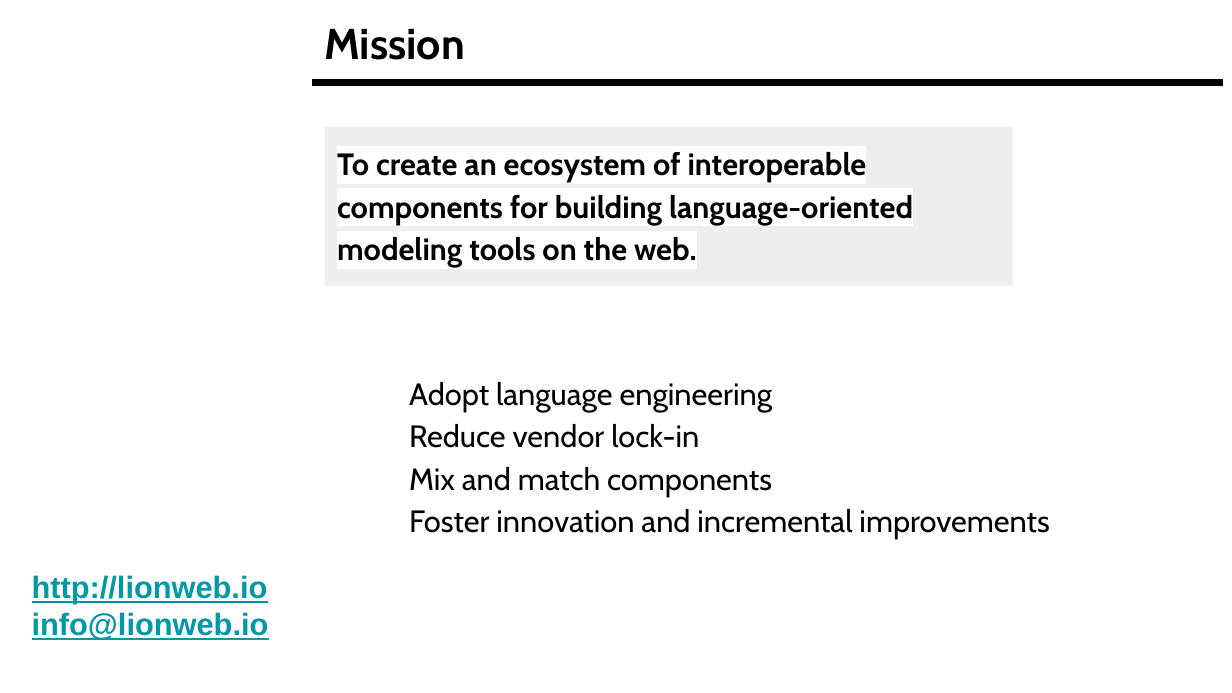
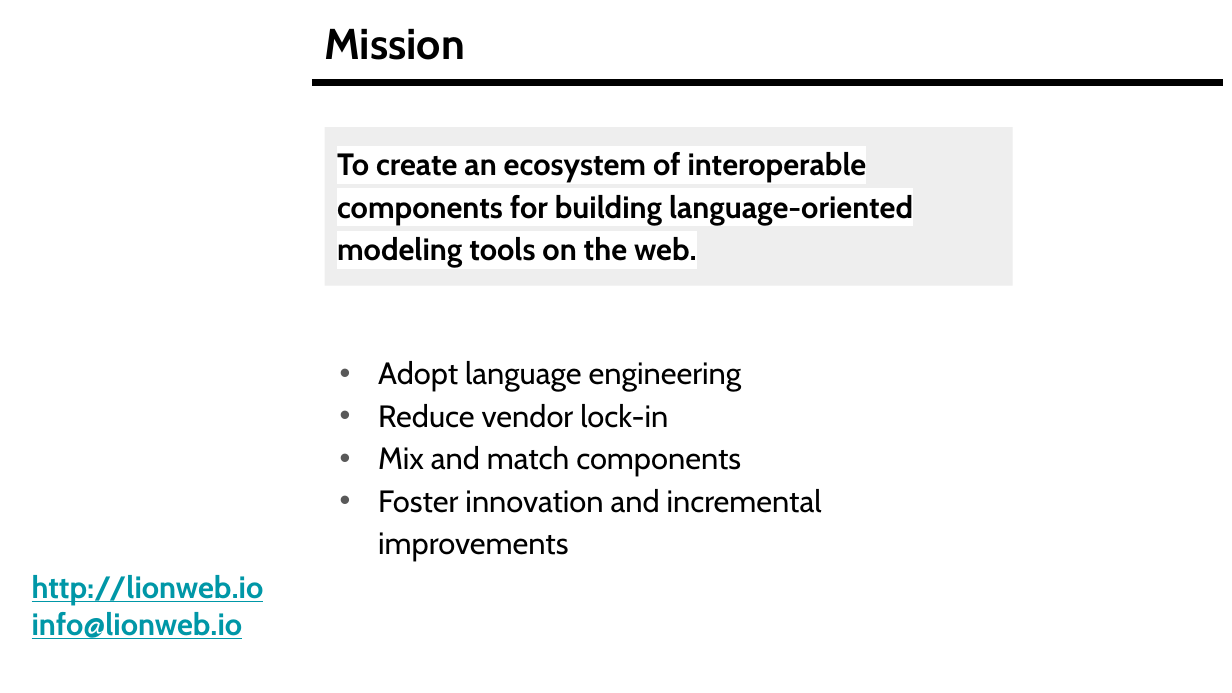
Before and after one commit to LionWeb-io/specification, a slide deck: slide 3 of resources/LangDev Talk.pptx. Drawn at 1232x693 pixels with LibreOffice and Linux fonts; fonts in the diff are those of the drawing; background and template pictures are left out. Boxes give left, top, right and bottom in pixels: in the first picture for what was removed or moved away, otherwise in the second. Text is boxed around its words. In the diff, an @@ line names an element or a change of style, - is before the commit and + after.

```diff
--- a/resources/LangDev Talk.pptx
+++ b/resources/LangDev Talk.pptx
@@ text "Adopt language engineering": place and size @@
-text "Adopt language engineering" at (409,382,1049,539)
+text "Adopt language engineering" at (378,361,822,561)
@@ text "Adopt language engineering" at (378,361,822,561): bullet none to • @@
@@ text "http://lionweb.io" at (32,575,264,639): font Arial to Cabin @@
```
Also in this commit, not shown: 11 other slides changed.
